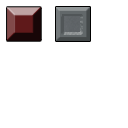
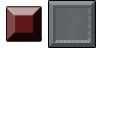
The second 128 x 128 image is a revision of the first. Changes to its layers:
added group "Steel" with 2 layers above "Steel copie" over (49, 1, 95, 47)
moved "Calque 3" (1st of 2, in "Steel") into group "Steel", painted on it over (56, 8, 88, 40)
moved "Calque 2 copie" (1st of 2, in "Steel") into group "Steel", painted on it over (49, 1, 95, 47)
